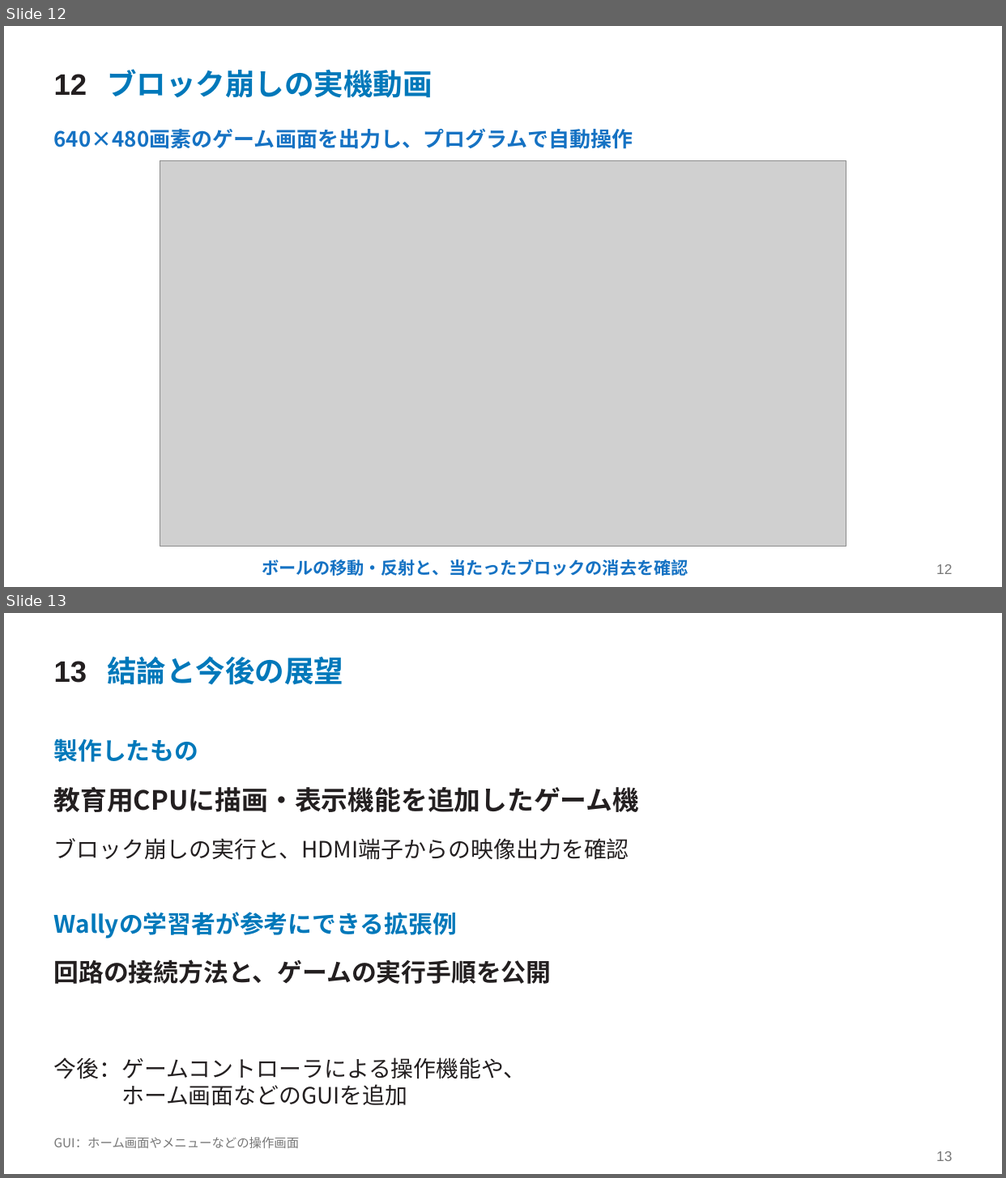
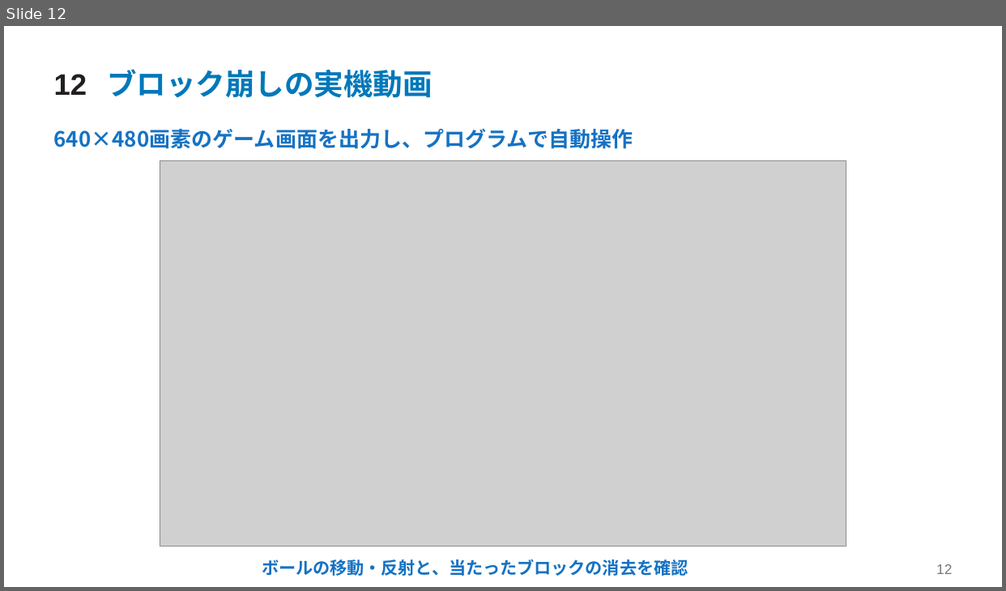
Before and after one commit to SoshiroFujimori/wally-game-console-research, a slide deck: docs/presentation/中間発表_主要事項.pptx. Shown one above the other, each under a label of ours: slides 12 and 13 before the commit, slide 12 after it. The pictures are 1006x1178 and 1006x591 pixels, drawn with LibreOffice and Linux fonts; fonts in the diff are those of the drawing; grey boxes stand for pictures. Boxes give left, top, right and bottom in pixels: in the first picture for what was removed or moved away, otherwise in the second. Text is boxed around its words. In the diff, an @@ line names an element or a change of style, - is before the commit and + after.

```diff
--- a/docs/presentation/中間発表_主要事項.pptx
+++ b/docs/presentation/中間発表_主要事項.pptx
@@ slide 13 removed at (x1=4, y1=613, x2=1002, y2=1174), background #FFFFFF @@
@@ text removed at (x1=54, y1=661, x2=87, y2=683) @@
-13
@@ text removed at (x1=107, y1=656, x2=343, y2=685) @@
-結論と今後の展望
@@ text removed at (x1=54, y1=739, x2=199, y2=762) @@
-製作したもの
@@ text removed at (x1=54, y1=787, x2=640, y2=812) @@
-教育用CPUに描画・表示機能を追加したゲーム機
@@ text removed at (x1=54, y1=838, x2=629, y2=860) @@
-ブロック崩しの実行と、HDMI端子からの映像出力を確認
@@ text removed at (x1=54, y1=912, x2=457, y2=939) @@
-Wallyの学習者が参考にできる拡張例
@@ text removed at (x1=54, y1=960, x2=552, y2=984) @@
-回路の接続方法と、ゲームの実行手順を公開
@@ text removed at (x1=54, y1=1058, x2=526, y2=1106) @@
-今後：ゲームコントローラによる操作機能や、
-ホーム画面などのGUIを追加
@@ text removed at (x1=54, y1=1137, x2=300, y2=1148) @@
-GUI：ホーム画面やメニューなどの操作画面
@@ text removed at (x1=936, y1=1152, x2=952, y2=1161) @@
-13
```
Also in this commit, not shown: 8 slides changed, 1 slide added, 27 other files.
